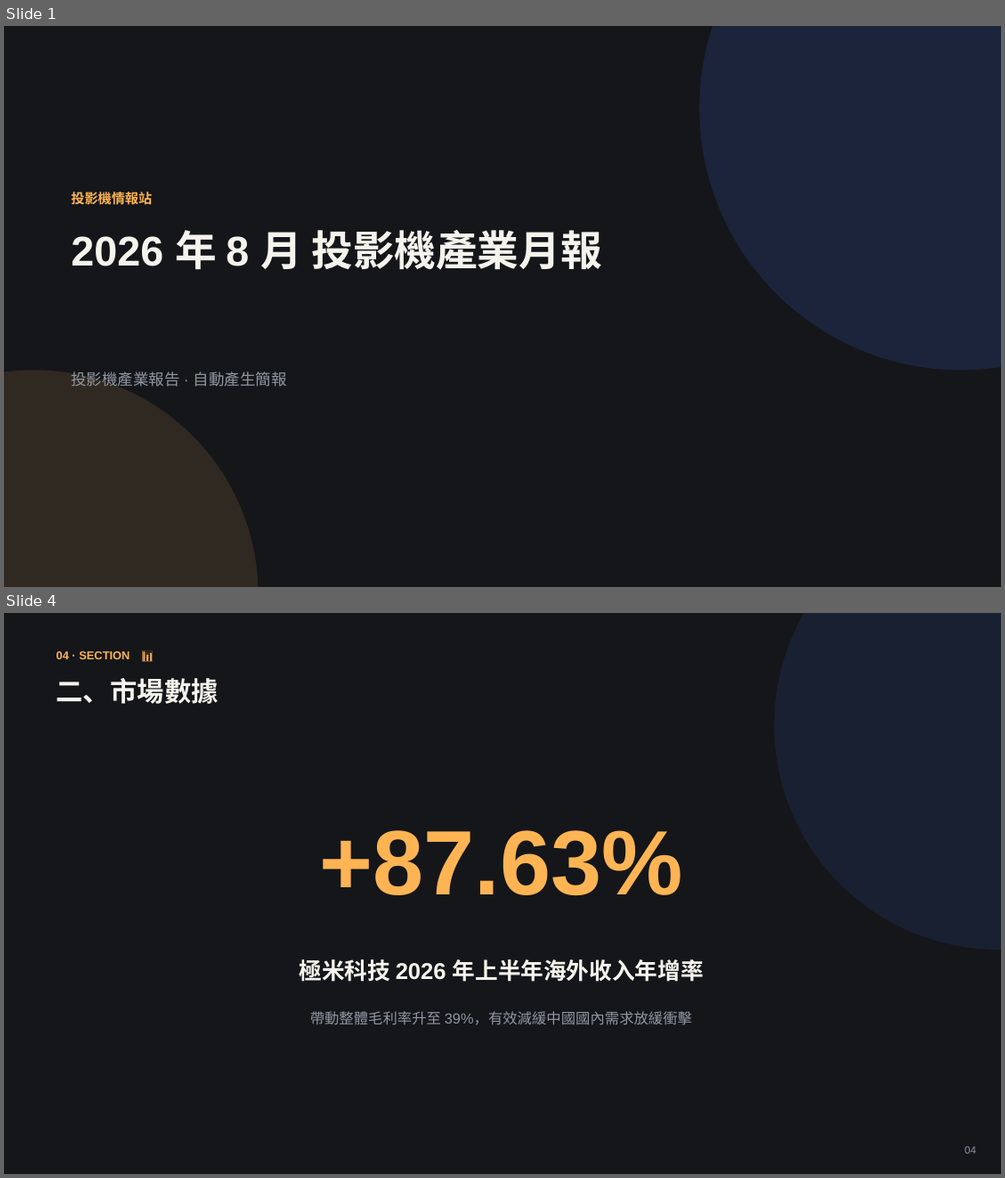
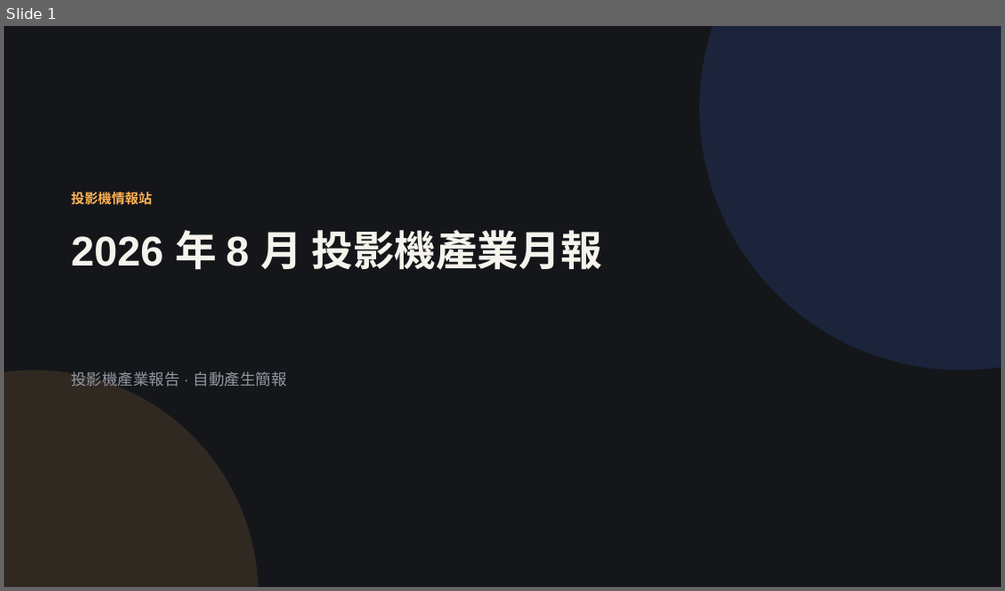
Before and after one commit to coffee30233-gif/Project-Insight, a slide deck: reports/2026-08.pptx. Shown one above the other, each under a label of ours: slides 1 and 4 before the commit, slide 1 after it; the slides between them are not shown. The pictures are 1005x1178 and 1005x591 pixels, drawn with LibreOffice and Linux fonts; fonts in the diff are those of the drawing. Boxes give left, top, right and bottom in pixels: in the first picture for what was removed or moved away, otherwise in the second. Text is boxed around its words. In the diff, an @@ line names an element or a change of style, - is before the commit and + after.

```diff
--- a/reports/2026-08.pptx
+++ b/reports/2026-08.pptx
@@ slide 4 removed at (x1=4, y1=613, x2=1001, y2=1174), background #14161A @@
@@ ellipse removed at (x1=774, y1=613, x2=1001, y2=949) @@
@@ text removed at (x1=57, y1=651, x2=129, y2=659) @@
-04 · SECTION 📊
@@ text removed at (x1=57, y1=678, x2=218, y2=704) @@
-二、市場數據
@@ text removed at (x1=320, y1=830, x2=683, y2=895) @@
-+87.63%
@@ text removed at (x1=299, y1=959, x2=704, y2=981) @@
-極米科技 2026 年上半年海外收入年增率
@@ text removed at (x1=310, y1=1011, x2=692, y2=1025) @@
-帶動整體毛利率升至 39%，有效減緩中國國內需求放緩衝擊
@@ text removed at (x1=964, y1=1146, x2=976, y2=1153) @@
-04
```
Also in this commit, not shown: 10 slides changed, 1 other slide removed, 2 other files.
